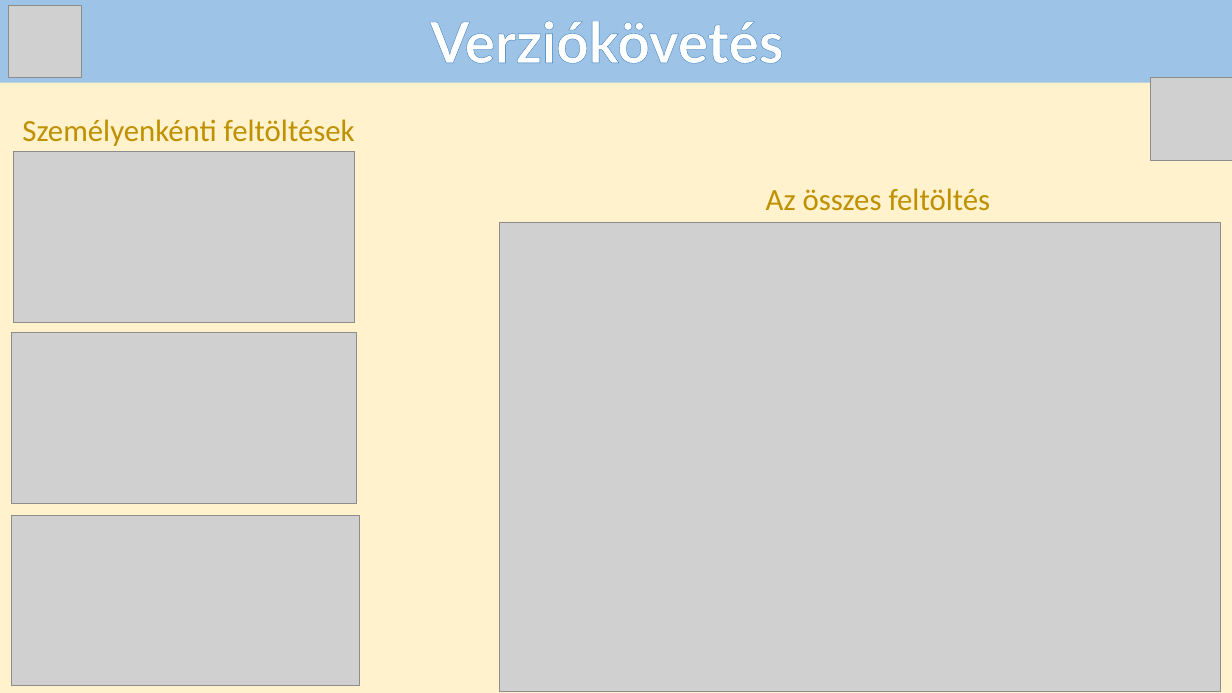
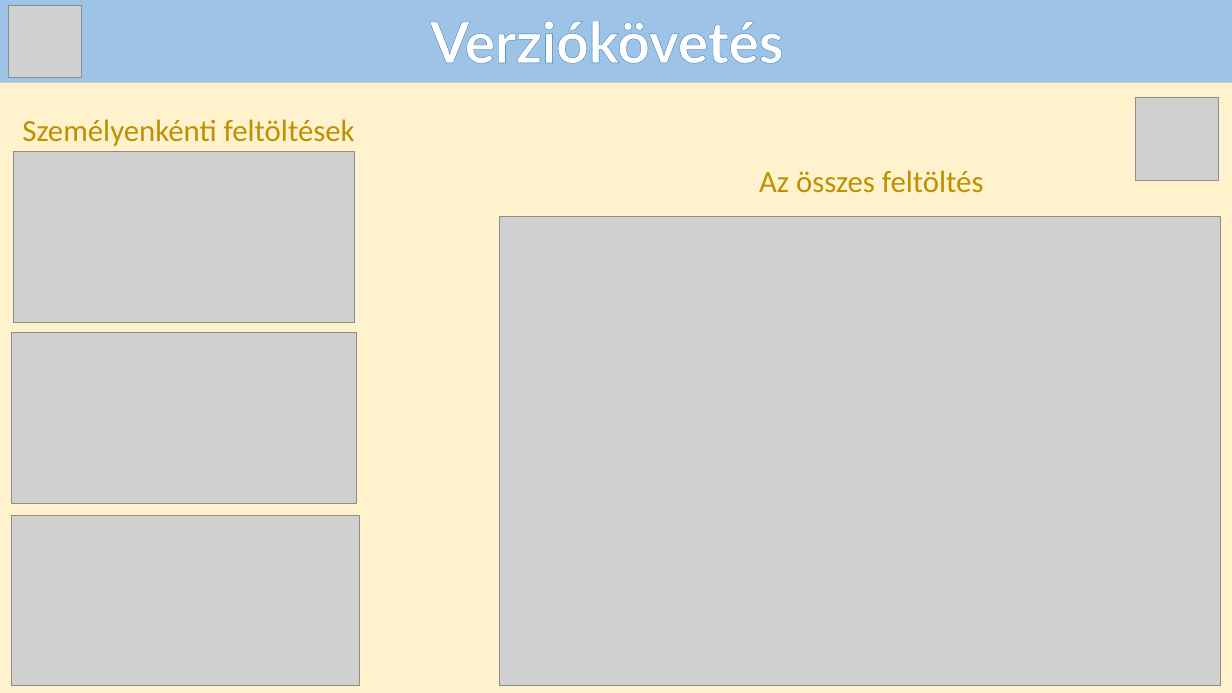
Before and after one commit to Andras-12c/Dozsa-Csarda, a slide deck: slide 15 of DózsaCsárda_PA_FB_PG.pptx. Drawn at 1232x693 pixels with LibreOffice and Linux fonts; fonts in the diff are those of the drawing; grey boxes stand for pictures. Boxes give left, top, right and bottom in pixels: in the first picture for what was removed or moved away, otherwise in the second. Text is boxed around its words. In the diff, an @@ line names an element or a change of style, - is before the commit and + after.

```diff
--- a/DózsaCsárda_PA_FB_PG.pptx
+++ b/DózsaCsárda_PA_FB_PG.pptx
@@ picture: place and size @@
-picture at <box>1152,78,1232,161</box>
+picture at <box>1136,98,1219,181</box>
@@ text "Az összes feltöltés": place and size @@
-text "Az összes feltöltés" at <box>766,188,991,211</box>
+text "Az összes feltöltés" at <box>759,170,984,193</box>
@@ picture: place and size @@
-picture at <box>500,222,1221,691</box>
+picture at <box>500,216,1221,686</box>
```
Also in this commit, not shown: 8 other slides changed.
